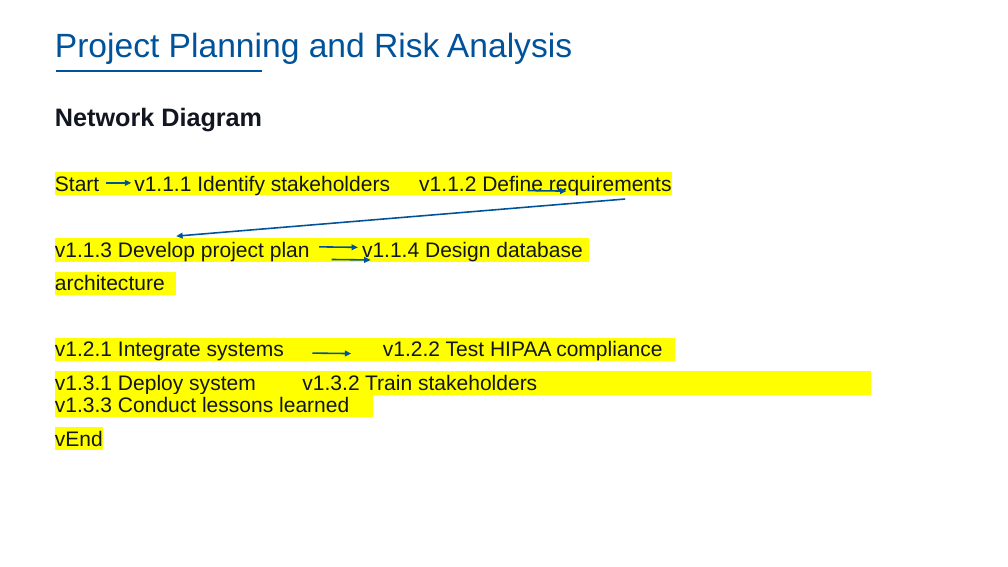
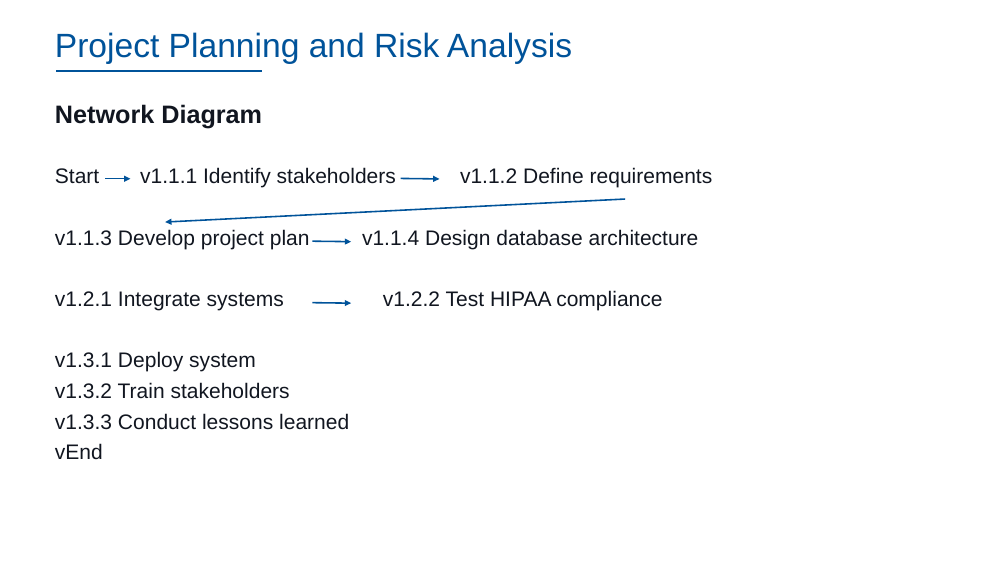
Before and after one commit to dennislamcv1/IBMSA, a slide deck: slide 13 of Systems Analyst Capstone Project/Final SubmissionDL.pptx. Drawn at 1008x567 pixels with LibreOffice and Linux fonts; fonts in the diff are those of the drawing; background and template pictures are left out. Boxes give left, top, right and bottom in pixels: in the first picture for what was removed or moved away, otherwise in the second. Text is boxed around its words. In the diff, an @@ line names an element or a change of style, - is before the commit and + after.

```diff
--- a/Systems Analyst Capstone Project/Final SubmissionDL.pptx
+++ b/Systems Analyst Capstone Project/Final SubmissionDL.pptx
@@ text at [55,104,713,459]: highlight #FFFF00 to none in "Start v1.1.1 Identify stakeholders v1.1.2 Define requirement ...", "v1.2.1 Integrate systems v1.2.2 Test HIPAA compliance", "vEnd"; line spacing 0.9 to 0.8 @@
@@ arrow moved from (106, 183) - (131, 183) to (106, 178) - (130, 178) @@
@@ arrow moved from (528, 191) - (566, 191) to (401, 178) - (439, 179) @@
@@ arrow moved from (625, 199) - (176, 236) to (625, 199) - (166, 222) @@
@@ text at [55,229,699,249]: text changed @@
-v1.1.3 Develop project plan v1.1.4 Design database
-architecture
+v1.1.3 Develop project plan v1.1.4 Design database architecture
@@ arrow moved from (319, 247) - (358, 247) to (312, 241) - (351, 242) @@
@@ arrow removed from (332, 259) to (371, 260) @@
@@ arrow moved from (312, 353) - (351, 354) to (312, 302) - (351, 303) @@
@@ text at [55,351,349,430]: text changed @@
-v1.3.1 Deploy system v1.3.2 Train stakeholders v1.3.3 Conduct lessons learned
+v1.3.1 Deploy system
+v1.3.2 Train stakeholders
+v1.3.3 Conduct lessons learned
```
Also in this commit, not shown: 7 other slides changed, 3 slides added, 5 slides removed, 12 other files.
